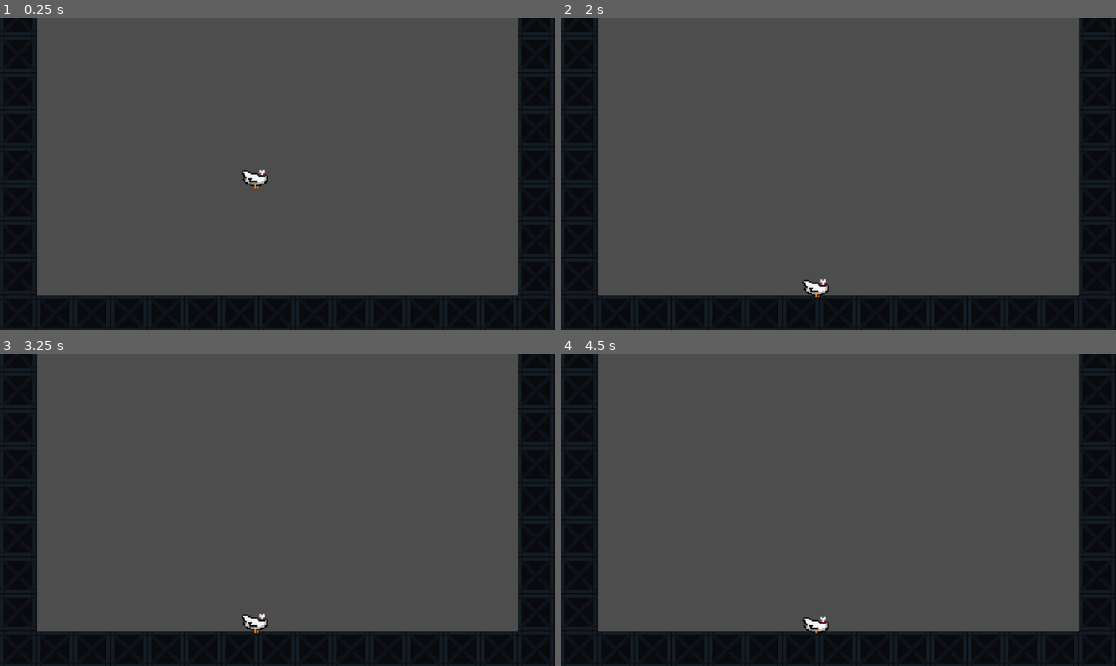
Above: before the commit, frames 1-4 (two rows, left to right).
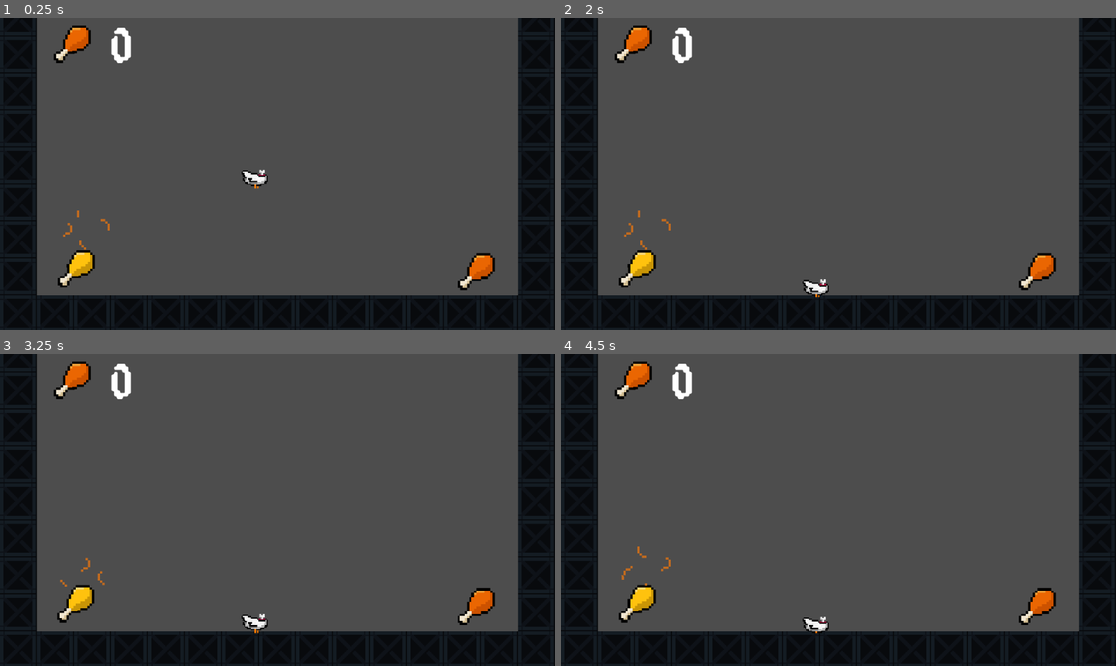
Above: after the commit, the same moments.

Repository: teo-clerk/CHICKHEAD
Game: Godot game, scene res://Scenes/mapa_prueba.tscn
Two runs of this game, one before a commit and one after it. Both use one fixed random seed, a clock stepped at 60 frames per second and the inputs below. The project has no main scene, so this scene is started directly.
Inputs (mouse positions are in pixels of both pictures, inside the frame that each line leads up to):
- Up to frame 1 (0.25 s): no input
- Up to frame 2 (2 s): move the mouse to (960, 158) at 0.52 s; click (960, 158) at 0.6 s; move the mouse to (727, 189) at 1.27 s; click (727, 189) at 1.35 s
- Up to frame 3 (3.25 s): move the mouse to (333, 441) at 2.02 s; click (333, 441) at 2.1 s; move the mouse to (249, 572) at 2.77 s; click (249, 572) at 2.85 s
- Up to frame 4 (4.5 s): move the mouse to (1005, 556) at 3.52 s; click (1005, 556) at 3.6 s; move the mouse to (672, 463) at 4.27 s; click (672, 463) at 4.35 s

The runs differ from the first frame. In frame 1, 1.7% of the frame differs, in the area x 9-90%, y 2-88%; in frame 2, 1.7%; in frame 3, 1.6%; in frame 4, 1.7%.
Error after the commit: Invalid assignment of property or key 'text' with value of type 'String' on a base object of type 'Label'. (res://Scripts/contador.gd:11)

Commit message:
PruebasConContadorIMonedas

Diff:
--- a/Scenes/mapa_prueba.tscn
+++ b/Scenes/mapa_prueba.tscn
@@ -1,9 +1,13 @@
-[gd_scene load_steps=9 format=3 uid="uid://ccjrpgi7gsych"]
+[gd_scene load_steps=13 format=3 uid="uid://ccjrpgi7gsych"]
 
 [ext_resource type="Texture2D" uid="uid://i5evap8qbchv" path="res://Resources/Tilemaps/Cyber_2/Assets/Tiles.png" id="1_cffki"]
+[ext_resource type="Script" path="res://Scripts/Global.gd" id="1_p7k3g"]
 [ext_resource type="Texture2D" uid="uid://dcbxb6nu431s7" path="res://Resources/Tilemaps/Cyber_2/Assets/Buildings.png" id="2_lt1oy"]
 [ext_resource type="Texture2D" uid="uid://b0yvvr2xjlodn" path="res://Resources/Tilemaps/Cyber_2/Assets/Props-01.png" id="3_yu3bf"]
+[ext_resource type="PackedScene" uid="uid://cyxleru3ieghy" path="res://Scenes/contador.tscn" id="5_eun5q"]
+[ext_resource type="PackedScene" uid="uid://djpn4r1ikeehw" path="res://Scenes/moneda_dorada.tscn" id="6_f76bx"]
 [ext_resource type="PackedScene" uid="uid://bwppkoqx0wytc" path="res://Scenes/jugador.tscn" id="6_uej7m"]
+[ext_resource type="PackedScene" uid="uid://bvoxyc8e4k3y5" path="res://Scenes/moneda_normal.tscn" id="7_h8qld"]
 
 [sub_resource type="TileSetAtlasSource" id="TileSetAtlasSource_h72a1"]
 texture = ExtResource("1_cffki")
@@ -1333,6 +1337,7 @@
 sources/2 = SubResource("TileSetAtlasSource_m8n7f")
 
 [node name="MapaPrueba" type="Node2D"]
+script = ExtResource("1_p7k3g")
 
 [node name="TileMap" type="TileMap" parent="."]
 scale = Vector2(2, 2)
@@ -1342,3 +1347,12 @@
 
 [node name="Jugador" parent="." instance=ExtResource("6_uej7m")]
 position = Vector2(442, 241)
+
+[node name="Node2D" parent="." instance=ExtResource("5_eun5q")]
+position = Vector2(164, 49)
+
+[node name="Area2D" parent="." instance=ExtResource("6_f76bx")]
+position = Vector2(132, 442)
+
+[node name="Area2D2" parent="." instance=ExtResource("7_h8qld")]
+position = Vector2(824, 447)
